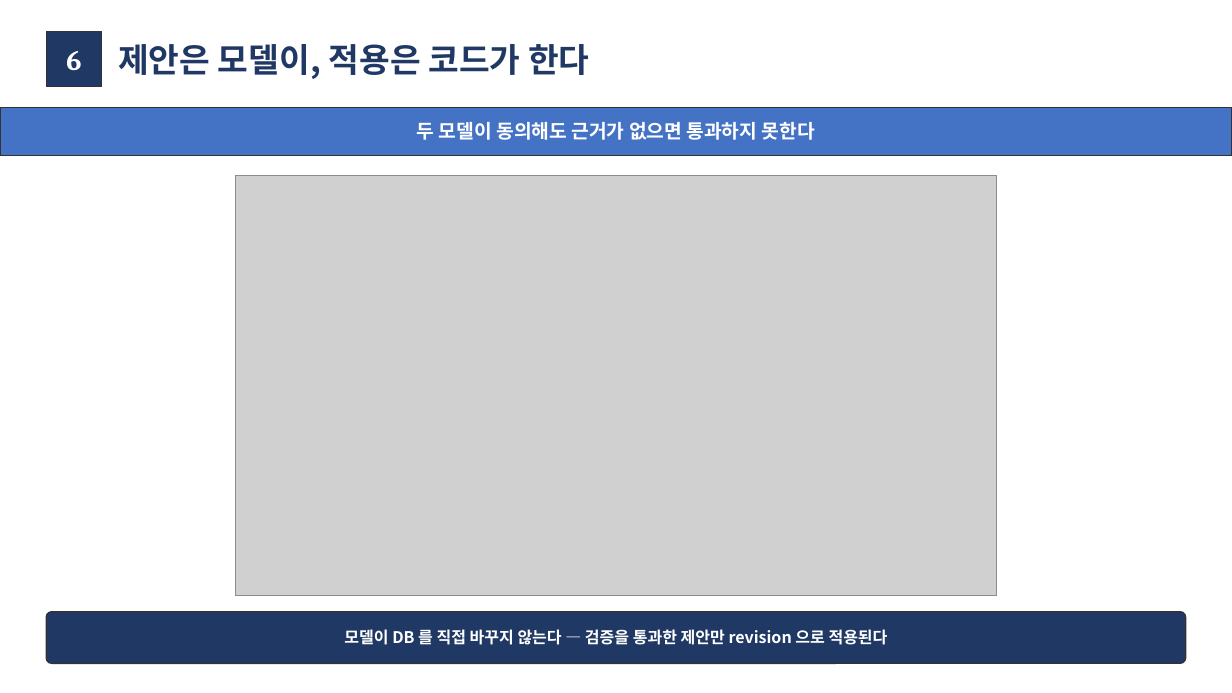
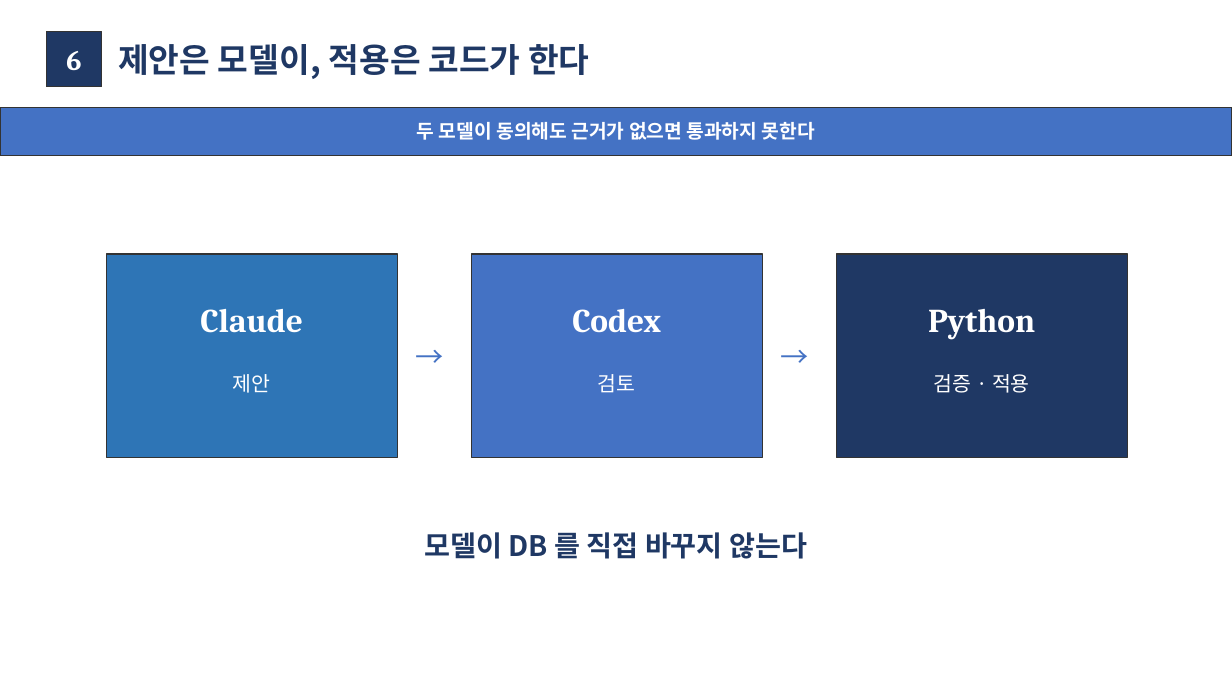
Before and after one commit to moon201595/agent, a slide deck: slide 7 of docs/diagrams_feedback_2026-09-17/피드백_반영_보고_2026-09-20.pptx. Drawn at 1232x693 pixels with LibreOffice and Linux fonts; fonts in the diff are those of the drawing; grey boxes stand for pictures. Boxes give left, top, right and bottom in pixels: in the first picture for what was removed or moved away, otherwise in the second. Text is boxed around its words. In the diff, an @@ line names an element or a change of style, - is before the commit and + after.

```diff
--- a/docs/diagrams_feedback_2026-09-17/피드백_반영_보고_2026-09-20.pptx
+++ b/docs/diagrams_feedback_2026-09-17/피드백_반영_보고_2026-09-20.pptx
@@ picture removed at (236,176,996,596) @@
@@ rectangle added at (106,254,397,457), fill #2E75B6, outline #333333 1 pt @@
@@ rectangle added at (471,254,762,457), fill #4472C4, outline #333333 1 pt @@
@@ rectangle added at (836,254,1128,457), fill #1F3864, outline #333333 1 pt @@
@@ text added at (200,309,303,333), 26 pt, text #FFFFFF, bold @@
+Claude
@@ text added at (572,309,661,333), 26 pt, text #FFFFFF, bold @@
+Codex
@@ text added at (928,309,1035,339), 26 pt, text #FFFFFF, bold @@
+Python
@@ text added at (402,333,457,379), 22 pt, text #4472C4 @@
+→
@@ text added at (767,333,823,379), 22 pt, text #4472C4 @@
+→
@@ text added at (233,374,271,393), 16 pt, text #FFFFFF @@
+제안
@@ text added at (598,374,636,393), 16 pt, text #FFFFFF @@
+검토
@@ text added at (934,374,1030,393), 16 pt, text #FFFFFF @@
+검증 · 적용
@@ text at (425,532,807,559): text changed; size 12.5 to 22 pt; text colour #FFFFFF to #1F3864 @@
-모델이 DB 를 직접 바꾸지 않는다 — 검증을 통과한 제안만 revision 으로 적용된다
+모델이 DB 를 직접 바꾸지 않는다
@@ rounded rectangle removed at (46,612,1186,664) @@
```
Also in this commit, not shown: 8 other slides changed, 2 slides added, 1 slide removed, 4 other files.
